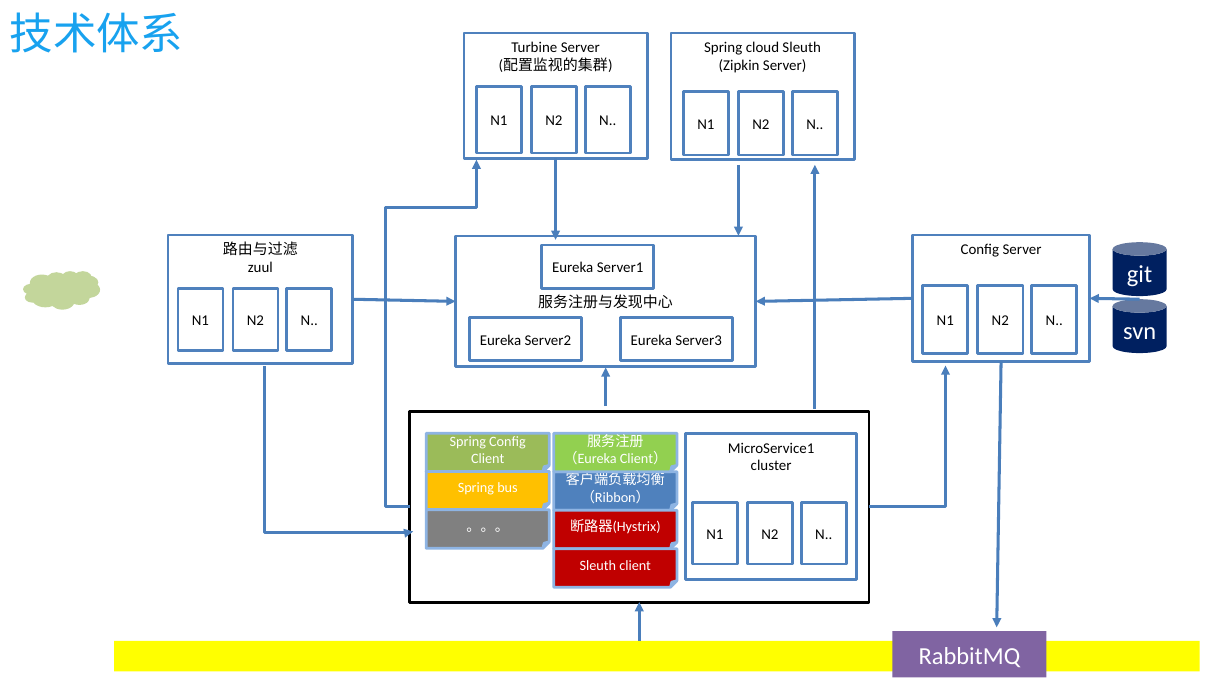
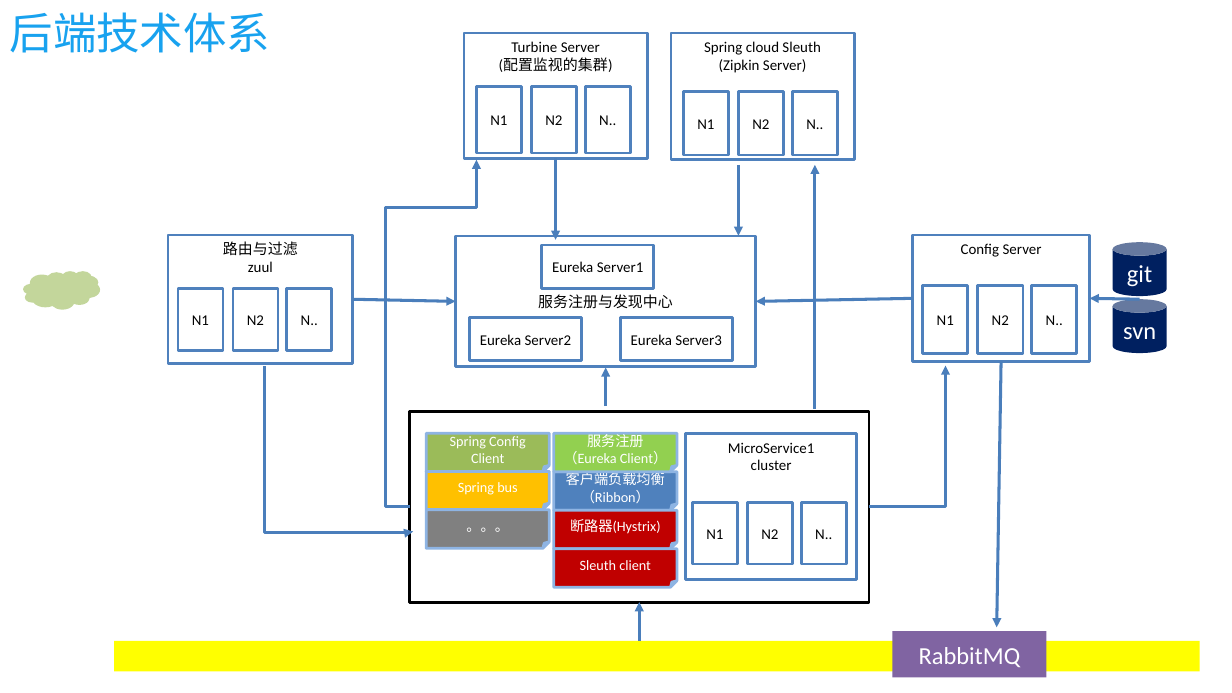
Before and after one commit to kuailewangzi1212/docs, a slide deck: slide 3 of 系统架构/ETCloud系统架构.pptx. Drawn at 1232x693 pixels with LibreOffice and Linux fonts; fonts in the diff are those of the drawing. Boxes give left, top, right and bottom in pixels: in the first picture for what was removed or moved away, otherwise in the second. Text is boxed around its words. In the diff, an @@ line names an element or a change of style, - is before the commit and + after.

```diff
--- a/系统架构/ETCloud系统架构.pptx
+++ b/系统架构/ETCloud系统架构.pptx
@@ title at (10,12,271,53): text changed @@
-技术体系
+后端技术体系
```
Also in this commit, not shown: 1 other slide changed, 2 slides added.
